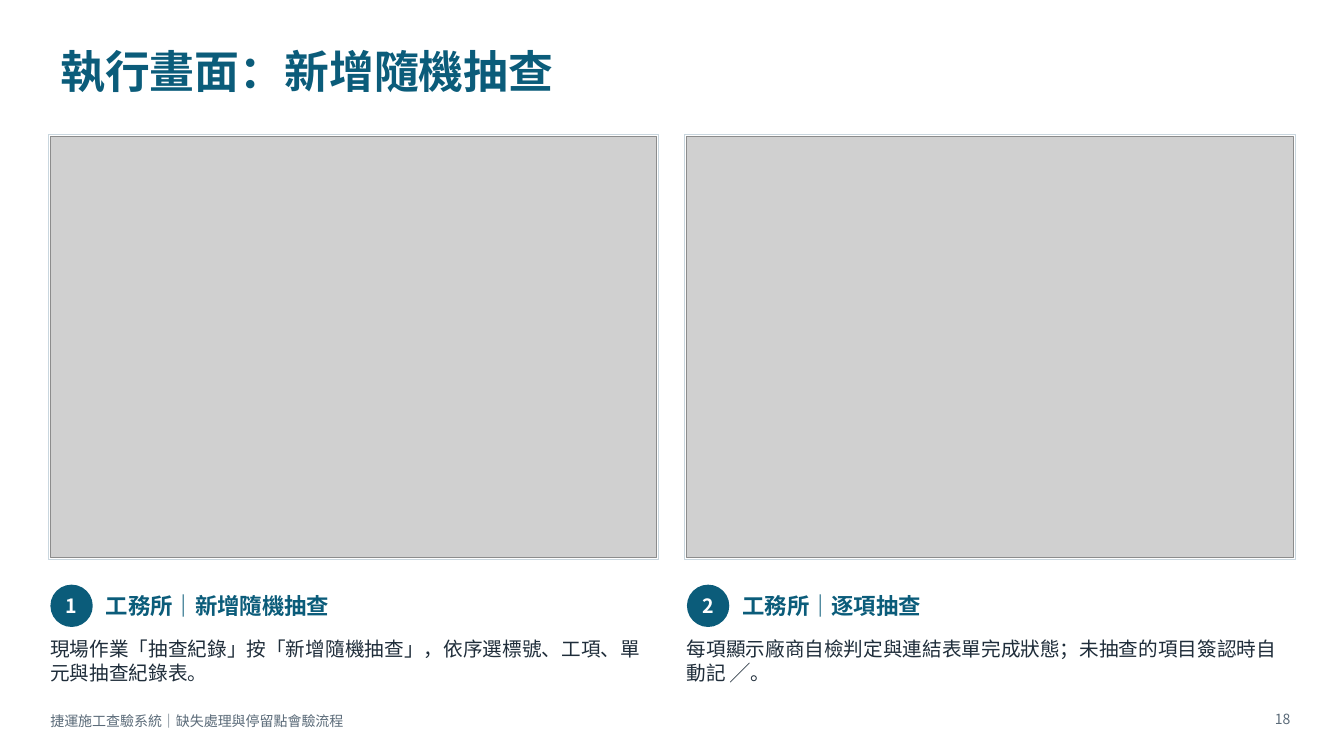
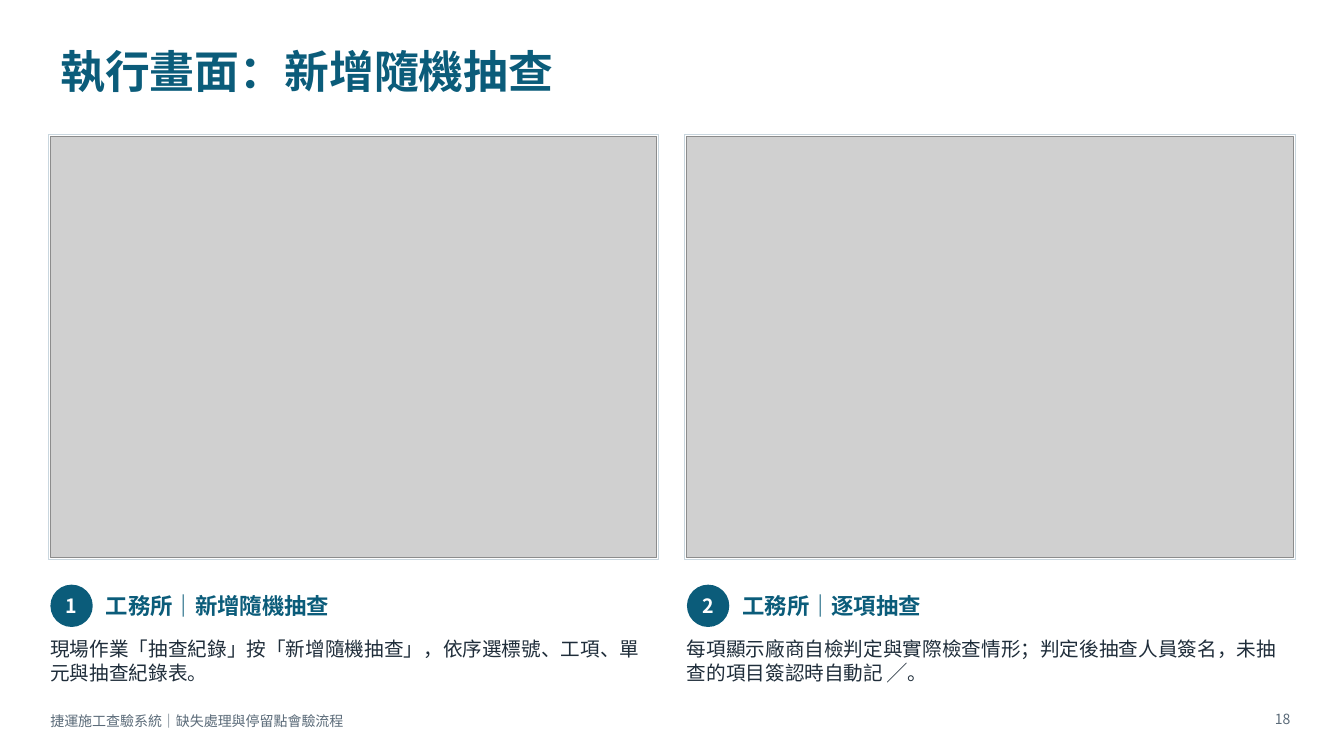
Before and after one commit to brianchou7310/MRT-Construction-QMS, a slide deck: slide 18 of 捷運施工查驗系統_缺失與停留點流程說明.pptx. Drawn at 1344x756 pixels with LibreOffice and Linux fonts; fonts in the diff are those of the drawing; grey boxes stand for pictures. Boxes give left, top, right and bottom in pixels: in the first picture for what was removed or moved away, otherwise in the second. Text is boxed around its words. In the diff, an @@ line names an element or a change of style, - is before the commit and + after.

```diff
--- a/捷運施工查驗系統_缺失與停留點流程說明.pptx
+++ b/捷運施工查驗系統_缺失與停留點流程說明.pptx
@@ text at [687, 639, 1276, 682]: text changed @@
-每項顯示廠商自檢判定與連結表單完成狀態；未抽查的項目簽認時自動記 ╱。
+每項顯示廠商自檢判定與實際檢查情形；判定後抽查人員簽名，未抽查的項目簽認時自動記 ╱。
```
Also in this commit, not shown: 3 other slides changed.
